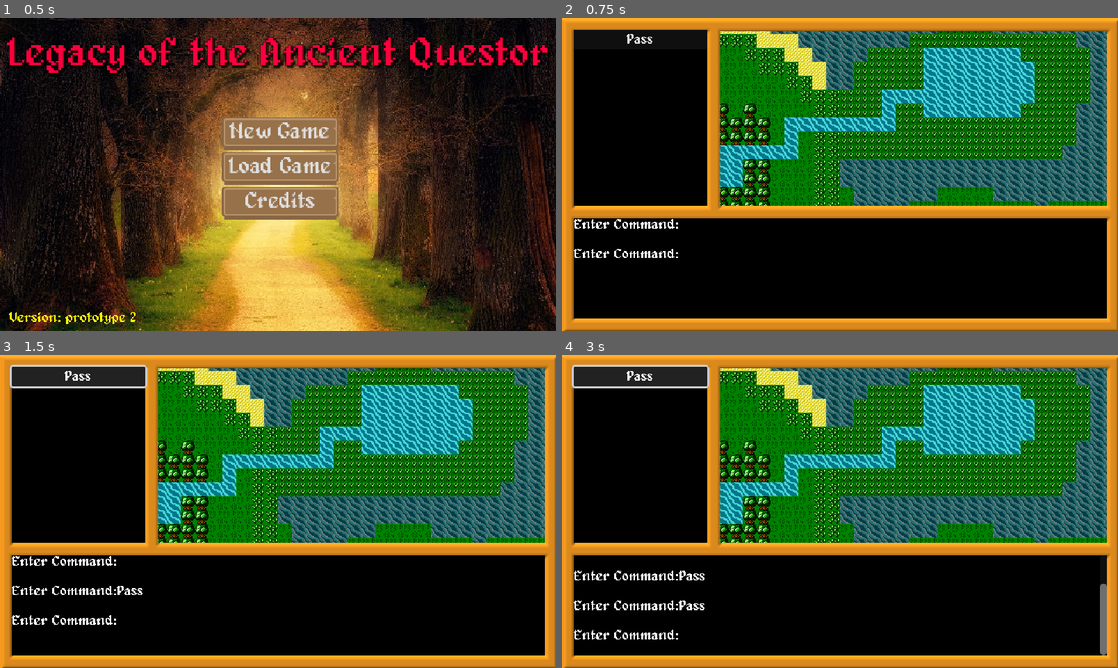
Above: before the commit, frames 1-4 (two rows, left to right).
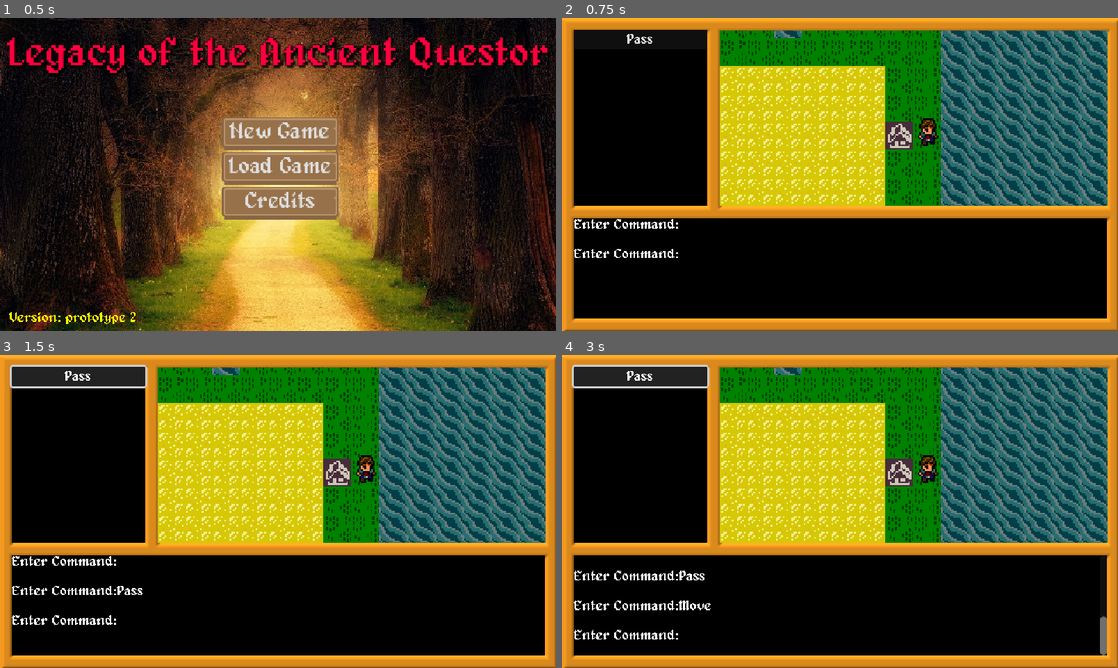
Above: after the commit, the same moments.

Repository: AdamFarahat/GodotTutorial
Game: Godot game, scene res://Scenes/UI/title_screen.tscn
The game is run twice, just before and just after one commit, with the same random seed, the same clock (stepped at 60 frames per second) and the same inputs.
Inputs:
- Up to frame 1 (0.5 s): no input
- Up to frame 2 (0.75 s): click "New Game" at 0.5 s
- Up to frame 3 (1.5 s): click "Pass" at 1.25 s
- Up to frame 4 (3 s): tap Enter at 2 s; hold Right (ui_right) 2.03-2.78 s; tap Space at 2.75 s; hold Down (ui_down) from 2.78 s (still down)

Frame 1 is identical in both runs. In frame 2, 35% of the frame differs, in the area x 28-99%, y 4-60%; in frame 3, 35%; in frame 4, 36%, in the area x 21-99%, y 4-85%.

Commit message:
Setup Player Movement (Incomplete)

Diff:
--- a/Scenes/Game/Maps/Entities/player.tscn
+++ b/Scenes/Game/Maps/Entities/player.tscn
@@ -3,3 +3,6 @@
 [ext_resource type="PackedScene" uid="uid://bvyvcfa60t4o7" path="res://Scenes/Game/mob.tscn" id="1_0yafs"]
 
 [node name="Player" instance=ExtResource("1_0yafs")]
+
+[node name="Camera2D" type="Camera2D" parent="." index="3"]
+zoom = Vector2(2, 2)
--- a/Scenes/Game/Maps/world_map.tscn
+++ b/Scenes/Game/Maps/world_map.tscn
@@ -9,3 +9,5 @@
 format = 2
 layer_0/tile_data = PackedInt32Array(-65541, 262144, 9, -5, 262144, 9, 65531, 262144, 9, 131067, 262144, 9, 196603, 262 …(29056 unchanged characters)…
 script = ExtResource("2_c3ijv")
+defaultPlayerStartPosition = Vector2i(39, 17)
+stepIncrement = 0.5
--- a/Scenes/Game/mob.tscn
+++ b/Scenes/Game/mob.tscn
@@ -122,8 +122,9 @@
 "speed": 5.0
 }]
 
-[node name="Mob" type="Node2D"]
+[node name="Mob" type="Node2D" node_paths=PackedStringArray("animator")]
 script = ExtResource("1_7cq0g")
+animator = NodePath("AnimatedSprite2D")
 
 [node name="AnimatedSprite2D" type="AnimatedSprite2D" parent="."]
 position = Vector2(8, 8)
--- a/Scenes/UI/game_scene.tscn
+++ b/Scenes/UI/game_scene.tscn
@@ -10,18 +10,12 @@
 
 [node name="Game" type="Node" node_paths=PackedStringArray("map")]
 script = ExtResource("1_hfpih")
-map = NodePath("MapContainer")
+map = NodePath("UI/MapViewContainer/SubViewport/MapContainer")
 
 [node name="CommandProcessor" type="Timer" parent="."]
 wait_time = 10.0
 autostart = true
 script = ExtResource("2_jyxfw")
-
-[node name="MapContainer" type="Node" parent="." node_paths=PackedStringArray("entities")]
-script = ExtResource("3_oy27c")
-entities = NodePath("Entities")
-
-[node name="Entities" type="Node" parent="MapContainer"]
 
 [node name="UI" type="Control" parent="."]
 layout_mode = 3
@@ -88,6 +82,27 @@
 [node name="MessageLine" parent="UI/Message Console/ScrollContainer/Messages" instance=ExtResource("6_3t6y4")]
 layout_mode = 2
 
+[node name="MapViewContainer" type="SubViewportContainer" parent="UI"]
+layout_mode = 0
+offset_left = 181.0
+offset_top = 14.0
+offset_right = 628.0
+offset_bottom = 216.0
+stretch = true
+
+[node name="SubViewport" type="SubViewport" parent="UI/MapViewContainer"]
+handle_input_locally = false
+canvas_item_default_texture_filter = 0
+size = Vector2i(447, 202)
+render_target_update_mode = 4
+
+[node name="MapContainer" type="Node" parent="UI/MapViewContainer/SubViewport" node_paths=PackedStringArray("entities")]
+script = ExtResource("3_oy27c")
+entities = NodePath("Entities")
+
+[node name="Entities" type="Node2D" parent="UI/MapViewContainer/SubViewport/MapContainer"]
+z_index = 1
+
 [connection signal="BROADCAST_COMMAND" from="CommandProcessor" to="UI/Message Console" method="_on_command_broadcast"]
 [connection signal="timeout" from="CommandProcessor" to="CommandProcessor" method="_on_timeout"]
 [connection signal="pressed" from="UI/Left Display/Contents/CommandMenu/Pass Button" to="." method="_on_pass_button_pressed"]
--- a/Scripts/Commands/CommandDispatcher.gd
+++ b/Scripts/Commands/CommandDispatcher.gd
@@ -13,4 +13,4 @@
 signal DISPLAY_COMMAND_PROMPT
 signal DISPLAY_CLEAR
 
-signal LOAD_MAP(currentMap, newMapPath, spawnpoint, facing)
+signal LOAD_MAP(currentMap,newMapPath, spawnpoint, facing)
--- a/Scripts/Commands/MoveCommand.gd
+++ b/Scripts/Commands/MoveCommand.gd
@@ -9,8 +9,8 @@
 	direction = dir
 
 func execute():
-	CommandDispatcher.PLAYER_MOVE.emit("PLAYER_MOVE",direction)
-	emit_signal("COMMAND_PROCESSED", getCommand_Label())
+	CommandDispatcher.PLAYER_MOVE.emit(direction)
+	COMMAND_PROCESSED.emit(getCommand_Label())
 
 func getDirectionString() -> String:
 	return Map.Direction.keys()[direction]
--- a/Scripts/Entities/mob.gd
+++ b/Scripts/Entities/mob.gd
@@ -4,3 +4,54 @@
 
 @export var collisionRay_1:RayCast2D
 @export var collisionRay_2:RayCast2D
+
+@export var animator:AnimatedSprite2D
+
+func updateRaycasts(destination):
+	var direction = destination - position
+
+	if(direction.x != 0):
+		collisionRay_1.position = Vector2(8,1)
+		collisionRay_2.position = Vector2(8,15)
+
+	if(direction.y != 0):
+		collisionRay_1.position = Vector2(1,8)
+		collisionRay_2.position = Vector2(15,8)
+
+	if(direction.x < 0):
+		collisionRay_1.position.x -= 1
+		collisionRay_2.position.x -= 1
+
+	if(direction.y < 0):
+		collisionRay_1.position.y -= 1
+		collisionRay_2.position.y -= 1
+
+	collisionRay_1.target_position = Vector2(direction)
+	collisionRay_1.force_raycast_update()
+
+	collisionRay_2.target_position = Vector2(direction)
+	collisionRay_2.force_raycast_update()
+
+
+func updateAnimation(direction):
+	var sequence
+
+	match(direction):
+		Map.Direction.East:
+			sequence = "Walk Right"
+		Map.Direction.West:
+			sequence = "Walk Left"
+		Map.Direction.North:
+			sequence = "Walk Up"
+		Map.Direction.South:
+			sequence = "Walk Down"
+
+	if(animator.animation != sequence):
+		animator.animation = sequence
+		animator.frame = 0
+	else:
+		if(animator.frame == animator.sprite_frames.get_frame_count(animator.animation)-1):
+			animator.frame = 0
+
+		else:
+			animator.frame += 1
--- a/Scripts/GameManager.gd
+++ b/Scripts/GameManager.gd
@@ -5,12 +5,3 @@
 
 func startNewGame():
 		currentMapPath = defaultMapPath
-
-# Called when the node enters the scene tree for the first time.
-func _ready() -> void:
-	pass # Replace with function body.
-
-
-# Called every frame. 'delta' is the elapsed time since the previous frame.
-func _process(delta: float) -> void:
-	pass
--- a/Scripts/GameScenes/game_screne.gd
+++ b/Scripts/GameScenes/game_screne.gd
@@ -6,7 +6,7 @@
 
 # Called when the node enters the scene tree for the first time.
 func _ready() -> void:
-	CommandDispatcher.LOAD_MAP.emit(null, GameManager.defaultMapPath, null, Map.Direction.North)
+	CommandDispatcher.LOAD_MAP.emit(GameManager.currentMapPath,null, Map.Direction.North)
 
 
 # Called every frame. 'delta' is the elapsed time since the previous frame.
--- a/Scripts/Maps/Map.gd
+++ b/Scripts/Maps/Map.gd
@@ -8,7 +8,12 @@
 
 @export var defaultPlayerStartPosition:Vector2i
 
+@export var stepIncrement:float = 1
+
 var player
+
+func _ready():
+	CommandDispatcher.PLAYER_MOVE.connect(onPlayerMove)
 
 func spawnPlayerAtPosition(position, facing):
 	var spawnPosition:Vector2i
@@ -18,3 +23,24 @@
 		spawnPosition = position
 
 	player.position = Vector2(spawnPosition.x * 16,spawnPosition.y * 16)
+
+func onPlayerMove(direction):
+	var newPos = Vector2(player.position)
+	var moveIncrement = tile_set.tile_size.x * stepIncrement
+
+	match(direction):
+		Direction.North:
+			newPos.y += moveIncrement
+		Direction.South:
+			newPos.y -= moveIncrement
+		Direction.West:
+			newPos.x -= moveIncrement
+		Direction.East:
+			newPos.x += moveIncrement
+
+	if(playerCanMoveTo(newPos)):
+		player.position = newPos
+		player.updateAnimation(direction)
+
+func playerCanMoveTo(position) -> bool:
+	return false
--- a/Scripts/Maps/map_container.gd
+++ b/Scripts/Maps/map_container.gd
@@ -1,22 +1,44 @@
 extends Node
 
-@export var entities:Node
+@export var entities:Node2D
+
+var map
 
 func _ready():
 	CommandDispatcher.LOAD_MAP.connect(LoadMap)
 
-func LoadMap(currentMap, newMapPath, spawnpoint, facing):
-	var newMap:Map
+func LoadMap(newMapPath, spawnpoint, facing):
+	var newmap:Map
 
 	CommandDispatcher.PAUSE_PROCESSING.emit()
 
-	newMap = load(newMapPath).instantiate()
+	if(map != null):
+		map.queue_free()
 
-	if(currentMap != null):
-		currentMap.queue_free()
+	map = load(newMapPath).instantiate()
 
-	add_child(newMap)
+	add_child(map)
 
-	entities.add_child(newMap.spawnPlayerAtPosition(spawnpoint,facing))
+	entities.add_child(map.spawnPlayerAtPosition(spawnpoint,facing))
+
+	GameManager.currentMapPath = newMapPath
 
 	CommandDispatcher.WAIT_FOR_COMMAND.emit()
+
+func _unhandled_key_input(event):
+		var direction
+
+		if(Input.is_action_pressed("ui_right")):
+			direction = Map.Direction.East
+
+		if(Input.is_action_pressed("ui_left")):
+			direction = Map.Direction.West
+
+		if(Input.is_action_pressed("ui_up")):
+			direction = Map.Direction.North
+
+		if(Input.is_action_pressed("ui_down")):
+			direction = Map.Direction.South
+
+		if(direction != null):
+			CommandDispatcher.PROCESS_COMMAND.emit(MoveCommand.new(direction))
--- a/Scripts/Maps/world_map.gd
+++ b/Scripts/Maps/world_map.gd
@@ -1 +1,20 @@
 extends Map2D
+
+class_name WorldMap
+
+func playerCanMoveTo(position:Vector2) -> bool:
+	var tilesize = tile_set.tile_size.x
+	var cast_cell_1
+	var cast_cell_2
+
+	player.updateRayCasts(position)
+
+	cast_cell_1 = local_to_map(position + player.raycast_1.position)
+	cast_cell_2 = local_to_map(position + player.raycast_2.position)
+
+	if(getTerrainDataForTile(0,TerrainDataTypes.TerrainType,cast_cell_1.x,cast_cell_1.y) != "Water"and
+		getTerrainDataForTile(0,TerrainDataTypes.TerrainType,cast_cell_2.x,cast_cell_2.y) != "Water"):
+		return true
+	else:
+		CommandDispatcher.DISPLAY_MESSAGE.emit("Your path is blocked!")
+		return false
